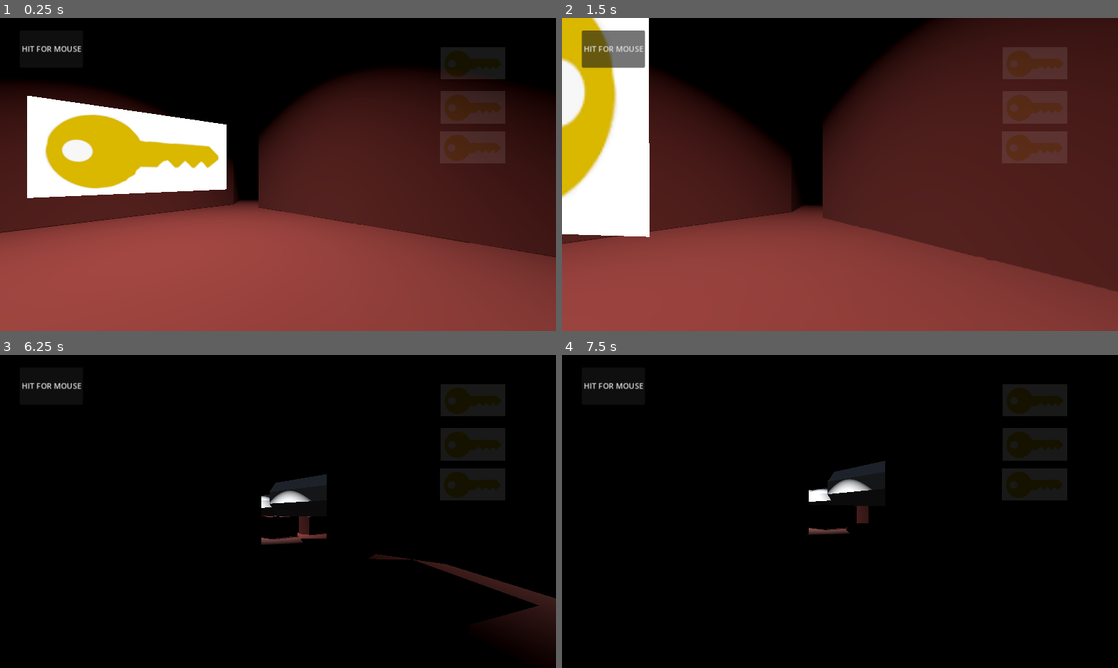
Above: before the commit, frames 1-4 (two rows, left to right).
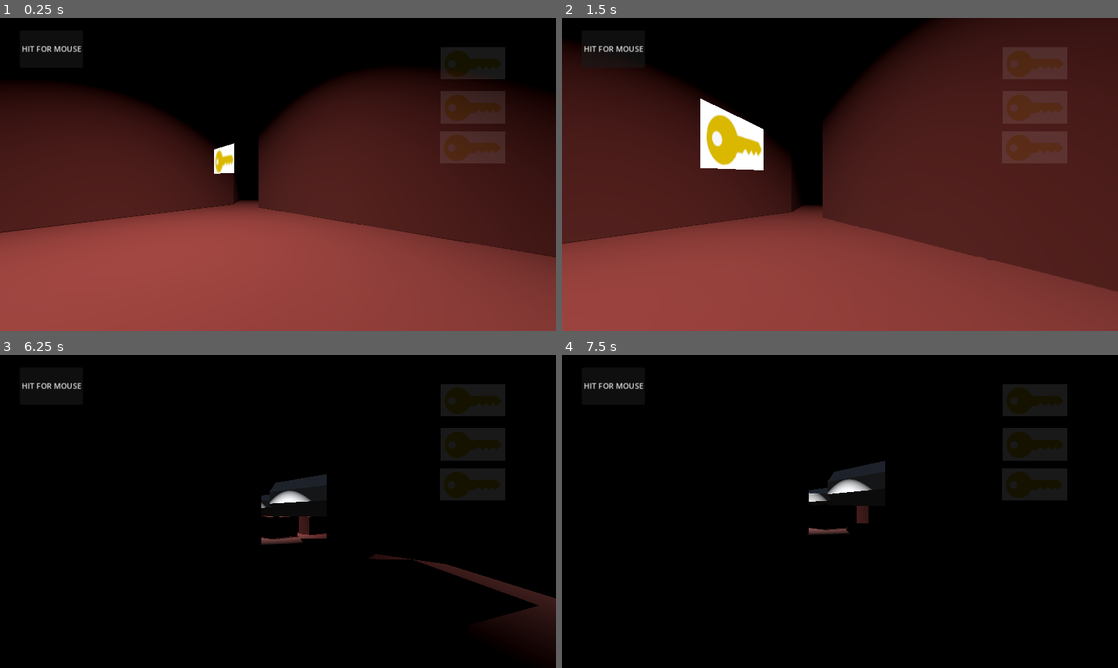
Above: after the commit, the same moments.

Repository: vrcdrafter/snake_dev_ground
Game: Godot game, scene res://Scenes/MainScene.tscn
Two runs of this game, one before a commit and one after it. Both use one fixed random seed, a clock stepped at 60 frames per second and the inputs below.
Inputs (mouse positions are in pixels of both pictures, inside the frame that each line leads up to):
- Up to frame 1 (0.25 s): no input
- Up to frame 2 (1.5 s): tap Enter (ui_accept) at 0.5, 0.77 s; move the mouse to (867, 174) at 0.52 s; hold Up (ui_up) from 0.53 s (still down); tap F at 0.6 s; move the mouse to (812, 174) at 1.27 s; tap Shift at 1.35 s
- Up to frame 3 (6.25 s): tap Enter (ui_accept) at 1.52, 3.02, 3.77, 4.52, 6.02 s; move the mouse to (289, 505) at 2.02 s; tap F at 2.1, 3.6, 5.1 s; move the mouse to (272, 517) at 2.77 s; tap Shift at 2.85, 4.35, 5.85 s; move the mouse to (316, 514) at 3.52 s; move the mouse to (233, 508) at 4.27 s; move the mouse to (283, 511) at 5.02 s; move the mouse to (255, 505) at 5.77 s; release Up (ui_up) at 5.78 s; hold Right (ui_right) from 5.78 s (still down)
- Up to frame 4 (7.5 s): move the mouse to (867, 511) at 6.52 s; release Right (ui_right) at 6.53 s; hold Up (ui_up) from 6.53 s (still down); tap F at 6.6 s; tap Enter (ui_accept) at 6.77 s; move the mouse to (812, 511) at 7.27 s; tap Shift at 7.35 s

The runs differ from the first frame. In frame 1, 9.6% of the frame differs, in the area x 4-43%, y 24-58%; in frame 2, 13%, in the area x 0-37%, y 0-70%; in frame 3, less than 0.1%; in frame 4, 0.1%.
Error in both runs: Invalid call. Nonexistent function 'is_visible_in_tree' in base 'Nil'. (res://Scripts/Player.gd:55)

Commit message:
added sound and keys now work correctly

Diff:
--- a/Scenes/MainScene.tscn
+++ b/Scenes/MainScene.tscn
@@ -44,6 +44,7 @@
 
 [node name="Player" parent="." instance=ExtResource("3_8gvmm")]
 transform = Transform3D(-4.37114e-08, 0, 1, 0, 1, 0, -1, 0, -4.37114e-08, 19.1473, 1.30242, -31.664)
+collision_layer = 3
 
 [node name="Snake" parent="." node_paths=PackedStringArray("target") instance=ExtResource("4_7ghly")]
 transform = Transform3D(1, 0, 0, 0, 1, 0, 0, 0, 1, -1.61313, 0.0424972, 30.2918)
@@ -211,7 +212,7 @@
 spot_angle = 42.2129
 
 [node name="SpotLight3D5" type="SpotLight3D" parent="lights"]
-transform = Transform3D(1, 0, 0, 0, -0.0158294, 0.999875, 0, -0.999875, -0.0158294, -41.2577, 20.8869, -14.7478)
+transform = Transform3D(1, 0, 0, 0, -0.0158294, 0.999875, 0, -0.999875, -0.0158294, -41.2577, 20.9349, -11.7136)
 light_energy = 11.633
 light_bake_mode = 1
 shadow_enabled = true
@@ -239,7 +240,7 @@
 spot_angle = 42.2129
 
 [node name="SpotLight3D7" type="SpotLight3D" parent="lights"]
-transform = Transform3D(1, 0, 0, 0, -0.0158294, 0.999875, 0, -0.999875, -0.0158294, 3.68678, 23.7957, 28.4676)
+transform = Transform3D(1, 0, 0, 0, -0.0158294, 0.999875, 0, -0.999875, -0.0158294, 3.42398, 23.7957, 28.4676)
 light_energy = 11.633
 light_bake_mode = 1
 shadow_enabled = true
@@ -281,11 +282,23 @@
 spot_attenuation = 0.170755
 spot_angle = 42.2129
 
-[node name="key" parent="." instance=ExtResource("5_2q7fl")]
-transform = Transform3D(1, 0, 0, 0, 1, 0, 0, 0, 1, 15.7295, 1.8351, -29.5102)
-
-[node name="Sprite3D" parent="key" index="0"]
-transform = Transform3D(-0.110572, 0, 0.995058, 0, 1, 0, -0.995058, 0, -0.110572, 0, 0, 0)
+[node name="key_1" parent="." instance=ExtResource("5_2q7fl")]
+transform = Transform3D(0.5, 0, 0, 0, 0.5, 0, 0, 0, 0.5, -44.1101, 1.8351, -11.2281)
+
+[node name="Sprite3D" parent="key_1" index="0"]
+transform = Transform3D(0.994642, 0, 0.125595, 0, 1, 0, -0.125595, 0, 0.994642, 0, 0, 0)
+
+[node name="key_2" parent="." instance=ExtResource("5_2q7fl")]
+transform = Transform3D(0.5, 0, 0, 0, 0.5, 0, 0, 0, 0.5, 18.2305, 1.07402, 18.0838)
+
+[node name="Sprite3D" parent="key_2" index="0"]
+transform = Transform3D(0.994642, 0, 0.125595, 0, 1, 0, -0.125595, 0, 0.994642, 0, 0, 0)
+
+[node name="key_3" parent="." instance=ExtResource("5_2q7fl")]
+transform = Transform3D(0.5, 0, 0, 0, 0.5, 0, 0, 0, 0.5, 14.0702, 1.8351, -30.3022)
+
+[node name="Sprite3D" parent="key_3" index="0"]
+transform = Transform3D(0.994642, 0, 0.125595, 0, 1, 0, -0.125595, 0, 0.994642, 0, 0, 0)
 
 [connection signal="remove_mouse" from="Player" to="Button" method="_on_player_remove_mouse"]
 [connection signal="ensnared" from="Snake" to="Player" method="_on_snake_ensnared"]
@@ -298,4 +311,6 @@
 [connection signal="pressed" from="Control/Button" to="Player" method="_on_button_pressed"]
 [connection signal="timeout" from="Game_over_timer" to="Player" method="_on_game_over_timer_timeout"]
 
-[editable path="key"]
+[editable path="key_1"]
+[editable path="key_2"]
+[editable path="key_3"]
--- a/Scenes/key.gd
+++ b/Scenes/key.gd
@@ -1,13 +1,13 @@
-@tool
+
 
 extends Sprite3D
-
+@onready var parent_node :Node3D = get_node("..")
 @onready var colission_shape :Area3D = $Area3D
 signal found_a_key
 
 func _ready():
-	pass
 
+	print(parent_node.name)
 
 func _process(delta):
 
@@ -15,6 +15,6 @@
 
 
 func _on_area_3d_body_entered(body):
-	print("body has endered ")
-	found_a_key.emit()
+	print("body has endered ", parent_node.name)
+	found_a_key.emit(parent_node.name)
 	self.queue_free()
--- a/Scenes/key.tscn
+++ b/Scenes/key.tscn
@@ -1,7 +1,8 @@
-[gd_scene load_steps=4 format=3 uid="uid://cttmnlxwbspd8"]
+[gd_scene load_steps=5 format=3 uid="uid://cttmnlxwbspd8"]
 
 [ext_resource type="Texture2D" uid="uid://5db3ibvc4wq2" path="res://textures/key.png" id="1_cto2i"]
 [ext_resource type="Script" path="res://Scenes/key.gd" id="2_rwkr0"]
+[ext_resource type="AudioStream" uid="uid://6h2ps37gv7wg" path="res://sounds/keys.wav" id="3_5rlj0"]
 
 [sub_resource type="BoxShape3D" id="BoxShape3D_usnao"]
 size = Vector3(2.25684, 2.28931, 1.6084)
@@ -9,13 +10,20 @@
 [node name="Node3D" type="Node3D"]
 
 [node name="Sprite3D" type="Sprite3D" parent="."]
-transform = Transform3D(-0.754279, 0, -0.656909, 0, 1, 0, 0.656909, 0, -0.754279, 0, 0, 0)
+transform = Transform3D(-1.00049, 0, -0.0217371, 0, 1, 0, 0.0217371, 0, -1.00049, 0, 0, 0)
 texture = ExtResource("1_cto2i")
 script = ExtResource("2_rwkr0")
 
 [node name="Area3D" type="Area3D" parent="Sprite3D"]
+collision_mask = 2
 
 [node name="CollisionShape3D" type="CollisionShape3D" parent="Sprite3D/Area3D"]
 shape = SubResource("BoxShape3D_usnao")
 
+[node name="AudioStreamPlayer3D" type="AudioStreamPlayer3D" parent="Sprite3D"]
+transform = Transform3D(0.999275, 0, 0, 0, 1, 0, 0, 0, 0.999275, 0, -0.0747895, 0)
+stream = ExtResource("3_5rlj0")
+autoplay = true
+max_distance = 15.0
+
 [connection signal="body_entered" from="Sprite3D/Area3D" to="Sprite3D" method="_on_area_3d_body_entered"]
--- a/Scenes/key_ui.gd
+++ b/Scenes/key_ui.gd
@@ -4,12 +4,26 @@
 
 
 func _ready():
-	var key = get_node("../key/Sprite3D")
 	modulate = Color(1,1,1,.1)
+	var key1 = get_node("../key_1/Sprite3D")
+	var key2 = get_node("../key_2/Sprite3D")
+	var key3 = get_node("../key_3/Sprite3D")
 	var callable = Callable(self,"dim_the_key")
-	key.connect("found_a_key", callable)
+	key1.connect("found_a_key", callable)
+	key2.connect("found_a_key", callable)
+	key3.connect("found_a_key", callable)
 
 
-func dim_the_key():
-	print("dim the key ")
-	modulate = Color(1,1,1,1)
+func dim_the_key(key_name):
+	print("dim the key ",key_name)
+
+	match  key_name:
+		"key_1":
+			if name == "key1":
+				modulate = Color(1,1,1,1)
+		"key_2":
+			if name == "key2":
+				modulate = Color(1,1,1,1)
+		"key_3":
+			if name == "key3":
+				modulate = Color(1,1,1,1)
Not shown, added: sounds/keys.wav.import
Not shown, added: sounds/keys.wav
